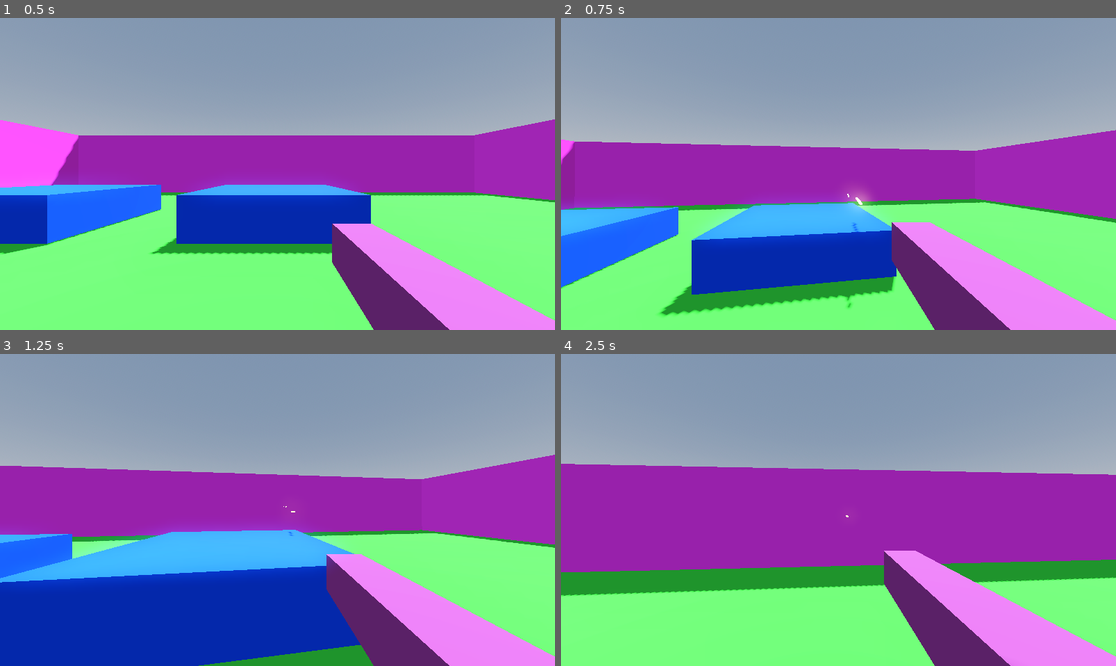
Above: before the commit, frames 1-4 (two rows, left to right).
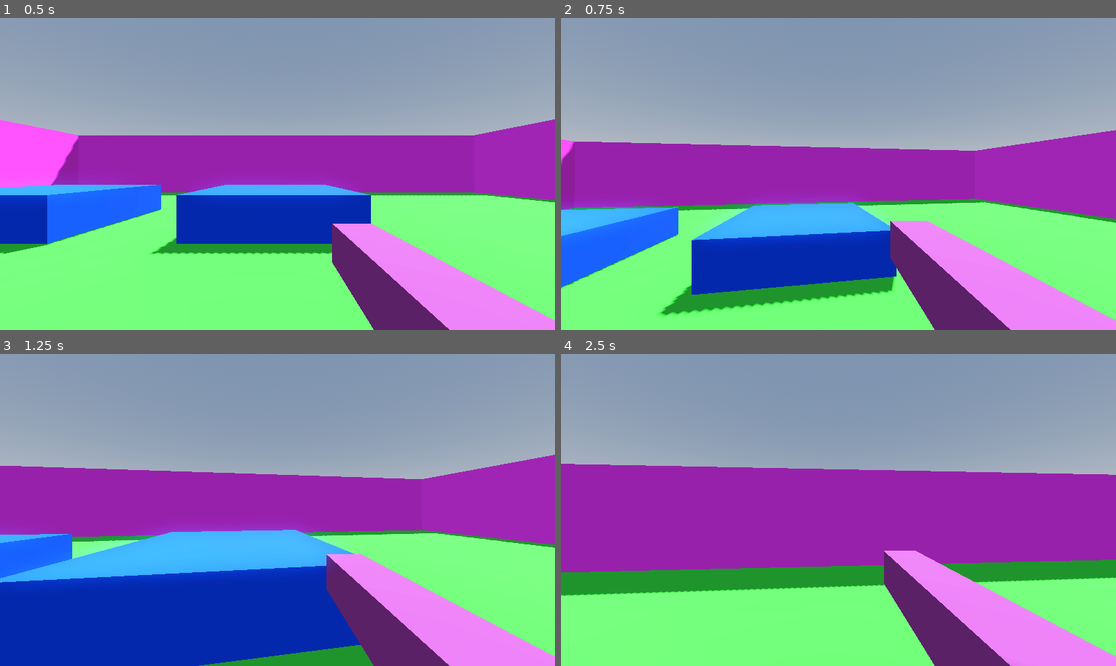
Above: after the commit, the same moments.

Repository: Ayla-McChristie/ProjectRobotCowboy
Game: Godot game, scene res://scenes/world.tscn
Same seed, same stepped clock (60 frames per second), same inputs: the game is played once before the commit and once after it.
Inputs (mouse positions are in pixels of both pictures, inside the frame that each line leads up to):
- Up to frame 1 (0.5 s): no input
- Up to frame 2 (0.75 s): tap Enter (ui_accept) at 0.5 s; move the mouse to (866, 174) at 0.52 s; press the mouse at (866, 174) at 0.53 s; hold W (move_up) from 0.53 s (still down)
- Up to frame 3 (1.25 s): keep holding W (move_up); tap Space (jump) at 0.77 s
- Up to frame 4 (2.5 s): keep holding W (move_up); move the mouse to (810, 510) at 1.27 s; release the mouse at (810, 510) at 1.28 s; click (810, 510) at 1.35 s; tap Space (jump) at 1.52 s; move the mouse to (849, 503) at 2.02 s; hold Shift (sprint) from 2.03 s (still down); click (849, 503) at 2.3 s

Frame 1 is identical in both runs. In frame 2, 0.3% of the frame differs, in the area x 51-67%, y 55-94%; in frame 3, less than 0.1%; in frame 4, less than 0.1%.

Commit message:
Progress on gun functionality

Diff:
--- /dev/null
+++ b/scenes/global.tscn
@@ -0,0 +1,8 @@
+[gd_scene load_steps=2 format=3 uid="uid://e7isfel58s8k"]
+
+[ext_resource type="Script" path="res://scripts/GunController.gd" id="1_mhbhr"]
+
+[node name="Global" type="Node2D"]
+
+[node name="GunController" type="Node3D" parent="."]
+script = ExtResource("1_mhbhr")
--- a/scenes/gun.tscn
+++ b/scenes/gun.tscn
@@ -1,10 +1,27 @@
-[gd_scene load_steps=6 format=3 uid="uid://bjx8ps4cs681b"]
+[gd_scene load_steps=7 format=3 uid="uid://bjx8ps4cs681b"]
+
+[ext_resource type="Script" path="res://scripts/GunController.gd" id="1_2prt4"]
 
 [sub_resource type="StandardMaterial3D" id="StandardMaterial3D_04jxk"]
 albedo_color = Color(0.588235, 0.235294, 0.568627, 1)
 
 [sub_resource type="BoxMesh" id="BoxMesh_fej0y"]
 size = Vector3(0.25, 0.25, 1)
+
+[sub_resource type="Animation" id="Animation_pn8nc"]
+length = 0.001
+tracks/0/type = "value"
+tracks/0/imported = false
+tracks/0/enabled = true
+tracks/0/path = NodePath("MeshInstance3D:position")
+tracks/0/interp = 1
+tracks/0/loop_wrap = true
+tracks/0/keys = {
+"times": PackedFloat32Array(0),
+"transitions": PackedFloat32Array(1),
+"update": 0,
+"values": [Vector3(0, 0, 0)]
+}
 
 [sub_resource type="Animation" id="Animation_l308m"]
 resource_name = "Shoot"
@@ -23,21 +40,6 @@
 "values": [Vector3(0, 0, 0), Vector3(0, 0, 0.1), Vector3(0, 0, 0)]
 }
 
-[sub_resource type="Animation" id="Animation_pn8nc"]
-length = 0.001
-tracks/0/type = "value"
-tracks/0/imported = false
-tracks/0/enabled = true
-tracks/0/path = NodePath("MeshInstance3D:position")
-tracks/0/interp = 1
-tracks/0/loop_wrap = true
-tracks/0/keys = {
-"times": PackedFloat32Array(0),
-"transitions": PackedFloat32Array(1),
-"update": 0,
-"values": [Vector3(0, 0, 0)]
-}
-
 [sub_resource type="AnimationLibrary" id="AnimationLibrary_oq35h"]
 _data = {
 "RESET": SubResource("Animation_pn8nc"),
@@ -45,6 +47,7 @@
 }
 
 [node name="Gun" type="Node3D"]
+script = ExtResource("1_2prt4")
 
 [node name="MeshInstance3D" type="MeshInstance3D" parent="."]
 material_override = SubResource("StandardMaterial3D_04jxk")
--- a/scenes/player.tscn
+++ b/scenes/player.tscn
@@ -1,6 +1,6 @@
 [gd_scene load_steps=5 format=3 uid="uid://bakj2c6elt2fg"]
 
-[ext_resource type="Script" path="res://scripts/FPScontrols.gd" id="1_r2wyn"]
+[ext_resource type="Script" path="res://scripts/PlayerController.gd" id="1_r2wyn"]
 [ext_resource type="PackedScene" uid="uid://bjx8ps4cs681b" path="res://scenes/gun.tscn" id="2_rf2sv"]
 
 [sub_resource type="CapsuleMesh" id="CapsuleMesh_kq1vs"]
--- a/scripts/gun_cylinder.gd
+++ b/scripts/GunController.gd
@@ -12,7 +12,14 @@
 }
 
 var cylinder: Array[BulletType]
+var can_shoot = true
 
+#Bullets
+var bullet = load("res://scenes/bullet.tscn")
+var instance
+
+@onready var gun_anim = $AnimationPlayer
+@onready var gun_barrel = $RayCast3D
 
 func LoadAmmo(bullet) -> void:
 	if cylinder.size() < 6:
@@ -22,11 +29,19 @@
 
 func Fire() -> void:
 	if cylinder.size() > 0:
-		#TODO move the firing code to this method
+		if can_shoot && !gun_anim.is_playing():
+			gun_anim.play("Shoot")
+			instance = bullet.instantiate()
+			instance.position = gun_barrel.global_position
+			instance.transform.basis = gun_barrel.global_transform.basis
+			get_parent().get_parent().add_child(instance)
 		return cylinder.pop_front()
 
 # Called when the node enters the scene tree for the first time.
 func _ready() -> void:
+	print_debug(cylinder.size())
+	LoadAmmo(BulletType.Normal)
+	print_debug(cylinder.size())
 	pass # Replace with function body.
 
 
--- a/scripts/FPScontrols.gd
+++ b/scripts/PlayerController.gd
@@ -32,16 +32,10 @@
 const JUMP_GRAVITY = 9.8
 #endregion
 
-#Bullets
-var bullet = load("res://scenes/bullet.tscn")
-var instance
-
 #References
 #region References
 @onready var head = $Head
 @onready var camera = $Head/Camera3D
-@onready var gun_anim = $Head/Camera3D/Gun/AnimationPlayer
-@onready var gun_barrel = $Head/Camera3D/Gun/RayCast3D
 #endregion
 
 func  _ready():
@@ -121,12 +115,8 @@
 
 	#shooting
 	if Input.is_action_pressed("primary_fire"):
-		if !gun_anim.is_playing():
-			gun_anim.play("Shoot")
-			instance = bullet.instantiate()
-			instance.position = gun_barrel.global_position
-			instance.transform.basis = gun_barrel.global_transform.basis
-			get_parent().add_child(instance)
+		#TODO reference gun_controller Fire
+		pass
 
 	move_and_slide()
 
